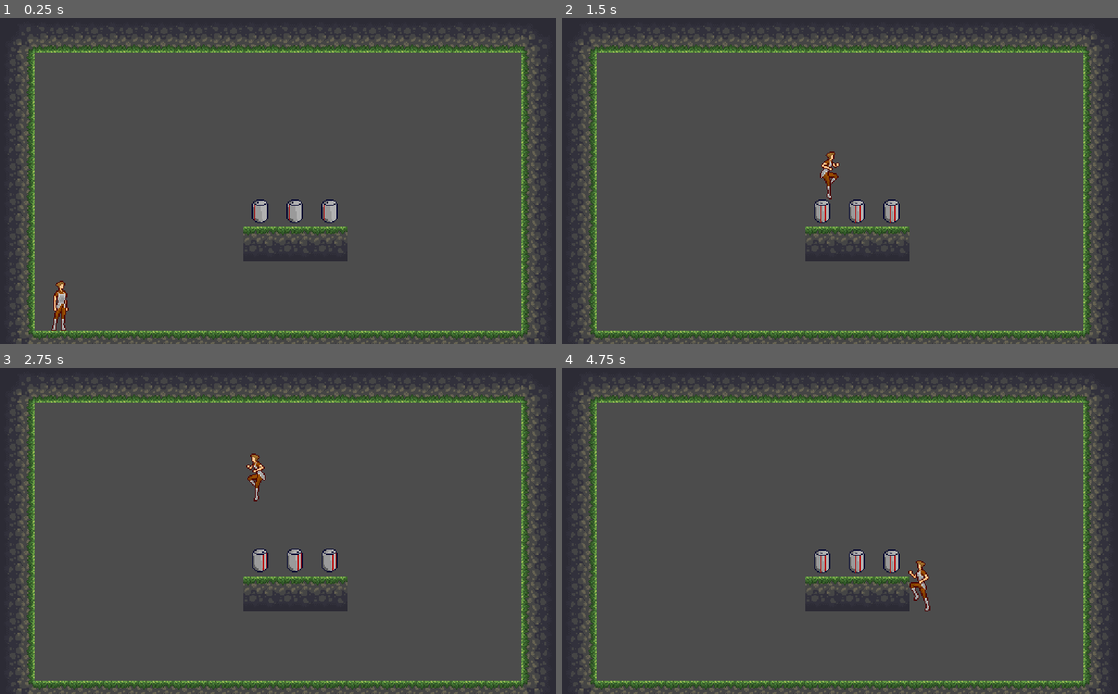
Above: before the commit, frames 1-4 (two rows, left to right).
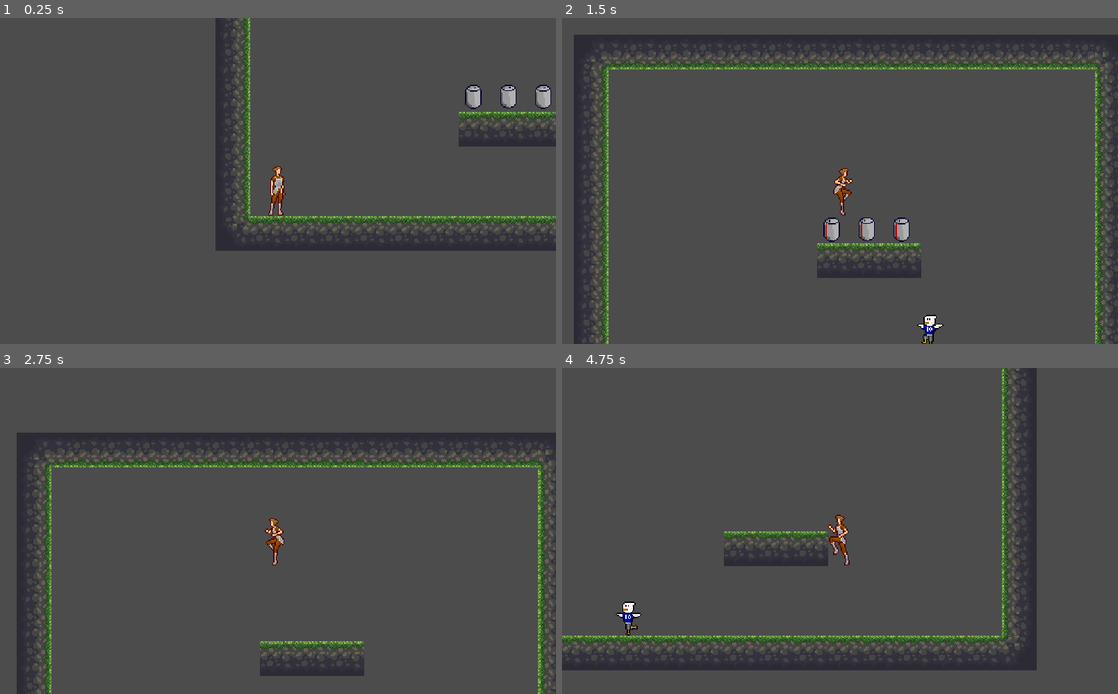
Above: after the commit, the same moments.

Repository: PCC-Sidetrack/Cola_Quest_PCC
Game: Godot game, scene res://Code/src/levels/test_level.tscn
Same seed, same stepped clock (60 frames per second), same inputs: the game is played once before the commit and once after it.
Inputs:
- Up to frame 1 (0.25 s): no input
- Up to frame 2 (1.5 s): hold D (move_right) from 0.53 s (still down); tap Shift (dash) at 0.6 s; tap Space (jump) at 0.77, 0.8, 1.07, 1.35 s
- Up to frame 3 (2.75 s): tap Space (jump) at 1.52, 1.82, 2.3 s; tap Shift (dash) at 1.55, 2.1 s; release D (move_right) at 2.03 s; hold A (move_left) from 2.03 s (still down)
- Up to frame 4 (4.75 s): release A (move_left) at 2.78 s; hold D (move_right) 2.78-4.28 s; tap Shift (dash) at 2.85, 4.35 s; tap Space (jump) at 3.02, 3.32, 3.6, 3.77, 4.07, 4.52 s; hold A (move_left) from 4.28 s (still down)

The runs differ from the first frame. In frame 1, 26% of the frame differs, in the area x 0-100%, y 0-100%; in frame 2, 25%; in frame 3, 29%; in frame 4, 31%.

Commit message:
Entity Modifications
Did a lot of implementation of collisions

Diff:
--- a/Code/src/entities/S7_running_eagor.tscn
+++ b/Code/src/entities/S7_running_eagor.tscn
@@ -28,10 +28,14 @@
 } ]
 
 [sub_resource type="RectangleShape2D" id=6]
-extents = Vector2( 11.8812, 15.5461 )
+extents = Vector2( 12.6324, 15.5461 )
 
-[node name="test_enemy" type="KinematicBody2D"]
-collision_mask = 8
+[sub_resource type="RectangleShape2D" id=7]
+extents = Vector2( 11.4765, 10.4292 )
+
+[node name="S7_running_eagor" type="KinematicBody2D"]
+collision_layer = 2
+collision_mask = 11
 script = ExtResource( 1 )
 
 [node name="AnimatedSprite" type="AnimatedSprite" parent="."]
@@ -39,8 +43,29 @@
 frames = SubResource( 5 )
 animation = "run"
 playing = true
+flip_h = true
 
-[node name="CollisionShape" type="CollisionShape2D" parent="."]
+[node name="CollisionShape2D" type="CollisionShape2D" parent="."]
 visible = false
 position = Vector2( -0.0707878, -15.4294 )
 shape = SubResource( 6 )
+
+[node name="VisibilityEnabler2D" type="VisibilityEnabler2D" parent="."]
+visible = false
+position = Vector2( -0.328633, -15.5868 )
+scale = Vector2( 1.22066, 1.57277 )
+process_parent = true
+physics_process_parent = true
+
+[node name="Area2D" type="Area2D" parent="."]
+position = Vector2( -0.328633, -15.5868 )
+scale = Vector2( 1.22066, 1.57277 )
+monitorable = false
+collision_layer = 2
+
+[node name="CollisionShape2D" type="CollisionShape2D" parent="Area2D"]
+visible = false
+modulate = Color( 0.160784, 0.0862745, 0.678431, 1 )
+position = Vector2( 0.347181, -0.0384931 )
+shape = SubResource( 7 )
+disabled = true
--- a/Code/src/entities/c_cola.tscn
+++ b/Code/src/entities/c_cola.tscn
@@ -43,11 +43,13 @@
 "speed": 5.0
 } ]
 
-[sub_resource type="CapsuleShape2D" id=10]
-radius = 8.0
-height = 0.0
+[sub_resource type="RectangleShape2D" id=10]
+extents = Vector2( 8.17279, 10.5162 )
 
-[node name="DtKoke" type="KinematicBody2D"]
+[sub_resource type="RectangleShape2D" id=11]
+extents = Vector2( 9.72687, 11.4999 )
+
+[node name="c_cola" type="KinematicBody2D"]
 collision_layer = 4
 collision_mask = 0
 script = ExtResource( 1 )
@@ -56,10 +58,21 @@
 position = Vector2( 0, -16 )
 frames = SubResource( 9 )
 animation = "spin"
-frame = 3
+frame = 5
 playing = true
 
 [node name="CollisionShape2D" type="CollisionShape2D" parent="."]
 visible = false
+position = Vector2( -0.444023, -14.2086 )
+shape = SubResource( 10 )
+
+[node name="Area2D" type="Area2D" parent="."]
+visible = false
 position = Vector2( 0, -16 )
-shape = SubResource( 10 )
+collision_layer = 4
+
+[node name="CollisionShape2D" type="CollisionShape2D" parent="Area2D"]
+modulate = Color( 0.262745, 0.443137, 0.921569, 1 )
+position = Vector2( -0.333023, 1.44307 )
+shape = SubResource( 11 )
+disabled = true
--- a/Code/src/entities/player.tscn
+++ b/Code/src/entities/player.tscn
@@ -12,39 +12,39 @@
 
 [sub_resource type="AtlasTexture" id=3]
 atlas = ExtResource( 1 )
-region = Rect2( 32, 0, 32, 64 )
+region = Rect2( 224, 64, 32, 64 )
 
 [sub_resource type="AtlasTexture" id=4]
 atlas = ExtResource( 1 )
-region = Rect2( 64, 0, 32, 64 )
+region = Rect2( 256, 128, 32, 64 )
 
 [sub_resource type="AtlasTexture" id=5]
 atlas = ExtResource( 1 )
-region = Rect2( 96, 0, 32, 64 )
+region = Rect2( 32, 0, 32, 64 )
 
 [sub_resource type="AtlasTexture" id=6]
 atlas = ExtResource( 1 )
-region = Rect2( 128, 0, 32, 64 )
+region = Rect2( 64, 0, 32, 64 )
 
 [sub_resource type="AtlasTexture" id=7]
 atlas = ExtResource( 1 )
-region = Rect2( 160, 0, 32, 64 )
+region = Rect2( 96, 0, 32, 64 )
 
 [sub_resource type="AtlasTexture" id=8]
 atlas = ExtResource( 1 )
-region = Rect2( 192, 0, 32, 64 )
+region = Rect2( 128, 0, 32, 64 )
 
 [sub_resource type="AtlasTexture" id=9]
 atlas = ExtResource( 1 )
-region = Rect2( 224, 64, 32, 64 )
+region = Rect2( 160, 0, 32, 64 )
 
 [sub_resource type="AtlasTexture" id=10]
 atlas = ExtResource( 1 )
-region = Rect2( 288, 64, 32, 64 )
+region = Rect2( 192, 0, 32, 64 )
 
 [sub_resource type="AtlasTexture" id=11]
 atlas = ExtResource( 1 )
-region = Rect2( 256, 128, 32, 64 )
+region = Rect2( 288, 64, 32, 64 )
 
 [sub_resource type="SpriteFrames" id=12]
 animations = [ {
@@ -53,39 +53,56 @@
 "name": "idle",
 "speed": 5.0
 }, {
-"frames": [ SubResource( 3 ), SubResource( 4 ), SubResource( 5 ), SubResource( 6 ), SubResource( 7 ), SubResource( 8 ) ],
+"frames": [ SubResource( 3 ) ],
+"loop": false,
+"name": "jump",
+"speed": 5.0
+}, {
+"frames": [ SubResource( 4 ) ],
+"loop": false,
+"name": "dash",
+"speed": 5.0
+}, {
+"frames": [ SubResource( 5 ), SubResource( 6 ), SubResource( 7 ), SubResource( 8 ), SubResource( 9 ), SubResource( 10 ) ],
 "loop": true,
 "name": "walk",
 "speed": 6.0
 }, {
-"frames": [ SubResource( 9 ) ],
-"loop": false,
-"name": "jump",
-"speed": 5.0
-}, {
-"frames": [ SubResource( 10 ) ],
+"frames": [ SubResource( 11 ) ],
 "loop": false,
 "name": "fall",
 "speed": 5.0
-}, {
-"frames": [ SubResource( 11 ) ],
-"loop": false,
-"name": "dash",
-"speed": 5.0
 } ]
 
-[node name="test_enemy" type="KinematicBody2D"]
-collision_layer = 0
-collision_mask = 8
+[sub_resource type="RectangleShape2D" id=13]
+extents = Vector2( 12.1907, 26.1291 )
+
+[node name="player" type="KinematicBody2D"]
+collision_layer = 2147483649
+collision_mask = 10
 script = ExtResource( 2 )
 
 [node name="CollisionShape2D" type="CollisionShape2D" parent="."]
 visible = false
-position = Vector2( 0, -24 )
+position = Vector2( -1.15959, 8.46839 )
 shape = SubResource( 1 )
 
 [node name="AnimatedSprite" type="AnimatedSprite" parent="."]
-position = Vector2( 0, -32 )
+position = Vector2( -0.165649, -0.0285721 )
 frames = SubResource( 12 )
 animation = "idle"
 playing = true
+
+[node name="Camera2D" type="Camera2D" parent="."]
+visible = false
+current = true
+
+[node name="hitbox" type="Area2D" parent="."]
+visible = false
+collision_mask = 6
+
+[node name="CollisionShape2D2" type="CollisionShape2D" parent="hitbox"]
+modulate = Color( 0.203922, 0.423529, 1, 1 )
+position = Vector2( -0.828262, 7.78575 )
+shape = SubResource( 13 )
+[connection signal="body_entered" from="hitbox" to="." method="_on_hitbox_body_entered"]
--- a/Code/src/levels/test_level.tscn
+++ b/Code/src/levels/test_level.tscn
@@ -1,6 +1,7 @@
-[gd_scene load_steps=9 format=2]
+[gd_scene load_steps=10 format=2]
 
 [ext_resource path="res://Art/Level 1/Tiles/test_terrain/tilesetOpenGame.png" type="Texture" id=1]
+[ext_resource path="res://Code/src/entities/S7_running_eagor.tscn" type="PackedScene" id=2]
 [ext_resource path="res://Code/src/entities/player.tscn" type="PackedScene" id=3]
 [ext_resource path="res://Code/src/entities/c_cola.tscn" type="PackedScene" id=6]
 
@@ -119,14 +120,14 @@
 [node name="TestLevel" type="Node2D"]
 scale = Vector2( 2, 2 )
 
-[node name="c_cola1" parent="." instance=ExtResource( 6 )]
-position = Vector2( 240, 192 )
+[node name="c_cola" parent="." instance=ExtResource( 6 )]
+position = Vector2( 238.25, 193.25 )
 
 [node name="c_cola2" parent="." instance=ExtResource( 6 )]
-position = Vector2( 272, 192 )
+position = Vector2( 270.5, 193 )
 
 [node name="c_cola3" parent="." instance=ExtResource( 6 )]
-position = Vector2( 304, 192 )
+position = Vector2( 302.5, 193.25 )
 
 [node name="terrain" type="TileMap" parent="."]
 tile_set = SubResource( 5 )
@@ -136,5 +137,8 @@
 format = 1
 tile_data = PoolIntArray( 0, 1610612737, 0, 1, 1610612736, 0, 2, 1610612736, 0, 3, 1610612736, 0, 4, 1610612736, 0, 5,  …(850 unchanged characters)…
 
+[node name="S7_running_eagor" parent="." instance=ExtResource( 2 )]
+position = Vector2( 401, 273 )
+
 [node name="player" parent="." instance=ExtResource( 3 )]
-position = Vector2( 56.0742, 280.279 )
+position = Vector2( 57.8242, 250.529 )
--- a/Code/src/scripts/cola_collectible.gd
+++ b/Code/src/scripts/cola_collectible.gd
@@ -2,6 +2,5 @@
 
 func _ready() -> void:
 	set_obeys_gravity(false)
-
-func _process(_delta: float) -> void:
+	set_type         ("collectible")
 	$AnimatedSprite.play("spin")
--- a/Code/src/scripts/entity.gd
+++ b/Code/src/scripts/entity.gd
@@ -23,27 +23,29 @@
 #                                Variables                                    #
 #-----------------------------------------------------------------------------#
 # The current velocity the entity is traveling
-var _current_velocity: Vector2 = Vector2.ZERO
+var _current_velocity:  Vector2 = Vector2.ZERO
 # The damage the entity does
-var _damage:           int     = 0
+var _damage:            int     = 0
 # What is considered to be the floor
-var _floor_normal:     Vector2 = Vector2.UP
+var _floor_normal:      Vector2 = Vector2.UP
 # The health of the entity
-var _health:           int     = 1
+var _max_health:        int     = 1
 # The direction the entity was last moving
-var _last_direction:   float   = _RIGHT
+var _last_direction:    float   = _RIGHT
 # Whether or not the entity obeys gravity
-var _obeys_gravity:    bool    = true
+var _obeys_gravity:     bool    = true
 # How quickly the entity is changing direction
-var _rate_of_change:   Vector2 = Vector2(20.0, 30.0)
+var _rate_of_change:    Vector2 = Vector2(20.0, 30.0)
 # The maximum normal vertical and horizontal speeds of the entity
-var _speed:            Vector2 = Vector2.ZERO
+var _speed:             Vector2 = Vector2.ZERO
 # How long the entity has been in the air
-var _time_in_air:      float   = 0.0
+var _time_in_air:       float   = 0.0
 # The time moving in a direction
 var _time_in_direction: float  = 0.0
 # How long the entity has been on the ground
-var _time_on_ground:   float   = 0.0
+var _time_on_ground:    float   = 0.0
+# What entity type
+var _type:              int     = 0
 
 #-----------------------------------------------------------------------------#
 #                               Process Loop                                  #
@@ -74,6 +76,10 @@
 func calculate_vertical_velocity() -> float:
 	return move_toward(_current_velocity.y, _GRAVITY * 0.4, _rate_of_change.y)
 
+# Delete the entity
+func delete() -> void:
+	queue_free()
+
 # Get the damage the entity does
 func get_damage() -> int:
 	return _damage
@@ -86,13 +92,13 @@
 func get_gravity() -> float:
 	return _GRAVITY
 
-# Get the current health of the entity
-func get_health() -> int:
-	return _health
-
 # Get the current horizontal velocity of the entity
 func get_horizontal_velocity() -> float:
 	return _current_velocity.x
+
+# Get the current health of the entity
+func get_max_health() -> int:
+	return _max_health
 
 # Get the last direction the entity was moving horizontally
 func get_last_direction() -> float:
@@ -110,13 +116,25 @@
 func get_time_on_ground() -> float:
 	return _time_on_ground
 
+# Get the entity type
+func get_type() -> int:
+	return _type
+
 # Get the current vertical velocity of the entity
 func get_vertical_velocity() -> float:
 	return _current_velocity.y
 
-# Make the entity jump
+# Make this entity jump
 func jump(height: float) -> void:
 	_current_velocity.y = _speed.y * -height
+
+# Handle the knockback of this entity
+func knockback(position: float) -> void:
+	jump(0.75)
+	if position > self.position.x:
+		_current_velocity.x = -2.0 * _speed.x
+	else:
+		_current_velocity.x = 2.0 * _speed.x
 
 # Set the damage that the entity does
 func set_damage(new_damage: int) -> void:
@@ -130,8 +148,8 @@
 		_last_direction = _LEFT
 
 # Set the health of the entity
-func set_health(new_health: int) -> void:
-	_health = new_health
+func set_max_health(new_health: int) -> void:
+	_max_health = new_health
 
 # Set the horizontal and vertical speed of the entity
 # This is in pixels / second (velocity)
@@ -147,6 +165,16 @@
 func set_rate_of_change(horizontal_change: float, vertial_change: float) -> void:
 	_rate_of_change.x = horizontal_change
 	_rate_of_change.y = vertial_change
+
+# Set the type of entity (in relation to the player)
+func set_type(new_type: String) -> void:
+	match new_type:
+		"hostile", "enemy", "boss":
+			_type = -1
+		"collectible":
+			_type = 1
+		_:
+			_type = 0
 
 # Set the current horizontal and vertical velocity of the entity
 func set_velocity(velocity: Vector2) -> void:
--- a/Code/src/scripts/player.gd
+++ b/Code/src/scripts/player.gd
@@ -43,9 +43,10 @@
 func _ready():
 	set_damage          (5)
 	set_direction_facing(1.0)
-	set_health          (30)
+	set_max_health      (30)
 	set_obeys_gravity   (true)
 	set_speed           (300.0, 800.0)
+	set_type            ("neutral")
 	set_rate_of_change  (30.0, 30.0)
 
 #-----------------------------------------------------------------------------#
@@ -103,6 +104,15 @@
 
 	return direction
 
+# Handle entity collisions
+func _on_hitbox_body_entered(body: Node) -> void:
+	# Interactions with collectibles
+	if body.get_type() == 1:
+		body.delete()
+	# Interactions with enemies
+	elif body.get_type() == -1:
+		knockback(body.position.x)
+
 # Set which sprite is currently displayed
 func _set_sprite(direction: float) -> void:
 	# Change the direction the sprite is facing
--- a/Code/src/scripts/test_enemy.gd
+++ b/Code/src/scripts/test_enemy.gd
@@ -15,16 +15,15 @@
 #                                Variables                                    #
 #-----------------------------------------------------------------------------#
 # The direction the enemy is moving
-var _direction: float = _RIGHT
-# Time between jumps
-var _time:      int   = 0
+var _direction: float = _LEFT
 
 #-----------------------------------------------------------------------------#
 #                                Constructor                                  #
 #-----------------------------------------------------------------------------#
 func _ready() -> void:
-	set_speed        (200.0, 700.0)
-	set_obeys_gravity(true)
+	set_obeys_gravity  (true)
+	set_speed          (200.0, 700.0)
+	set_type           ("hostile")
 	$AnimatedSprite.play("run")
 
 #-----------------------------------------------------------------------------#
--- a/project.godot
+++ b/project.godot
@@ -9,7 +9,7 @@
 config_version=4
 
 _global_script_classes=[ {
-"base": "Reference",
+"base": "KinematicBody2D",
 "class": "Entity",
 "language": "GDScript",
 "path": "res://Code/src/scripts/entity.gd"
Not shown: 1 places in Code/src/entities/S7_running_eagor.tscn that only renumber resources
Not shown: 1 places in Code/src/entities/c_cola.tscn that only renumber resources
Not shown: 1 places in Code/src/entities/player.tscn that only renumber resources
Not shown, changed: .DS_Store
Not shown, changed: Art/.DS_Store
Not shown, changed: Art/Level 1/.DS_Store
Not shown, changed: Art/Level 1/Sprites/.DS_Store
Not shown, changed: Art/Level 1/Sprites/C2_cola_collectible/.DS_Store
Not shown, added: Art/Level 1/Sprites/CH_dr_adkins/.DS_Store
Not shown, changed: Art/Level 1/Sprites/S4_flying_cola/.DS_Store
Not shown, added: Art/Level 1/Sprites/S7_running_eagor/.DS_Store
Not shown, changed: Art/Level 1/Tiles/.DS_Store
(and 4 more such lines)
